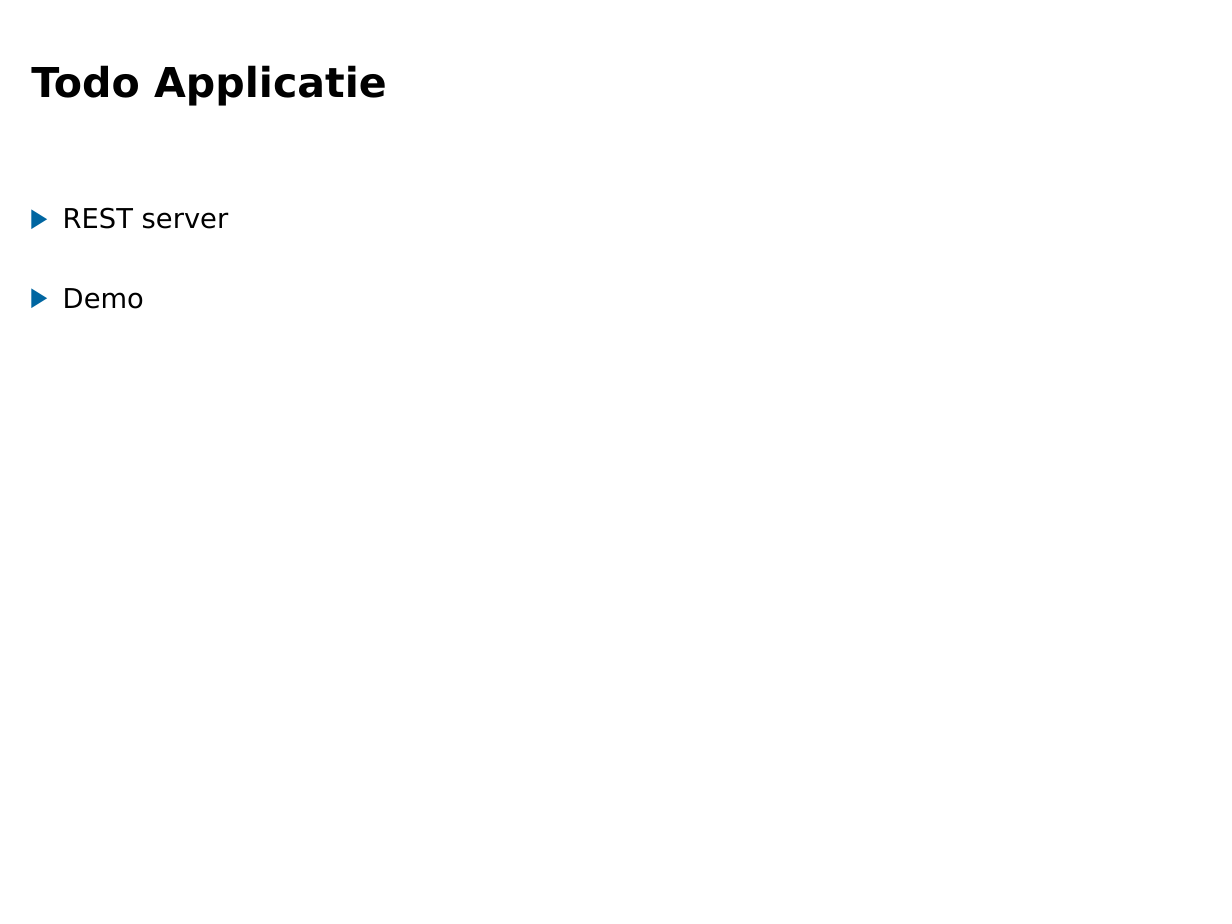
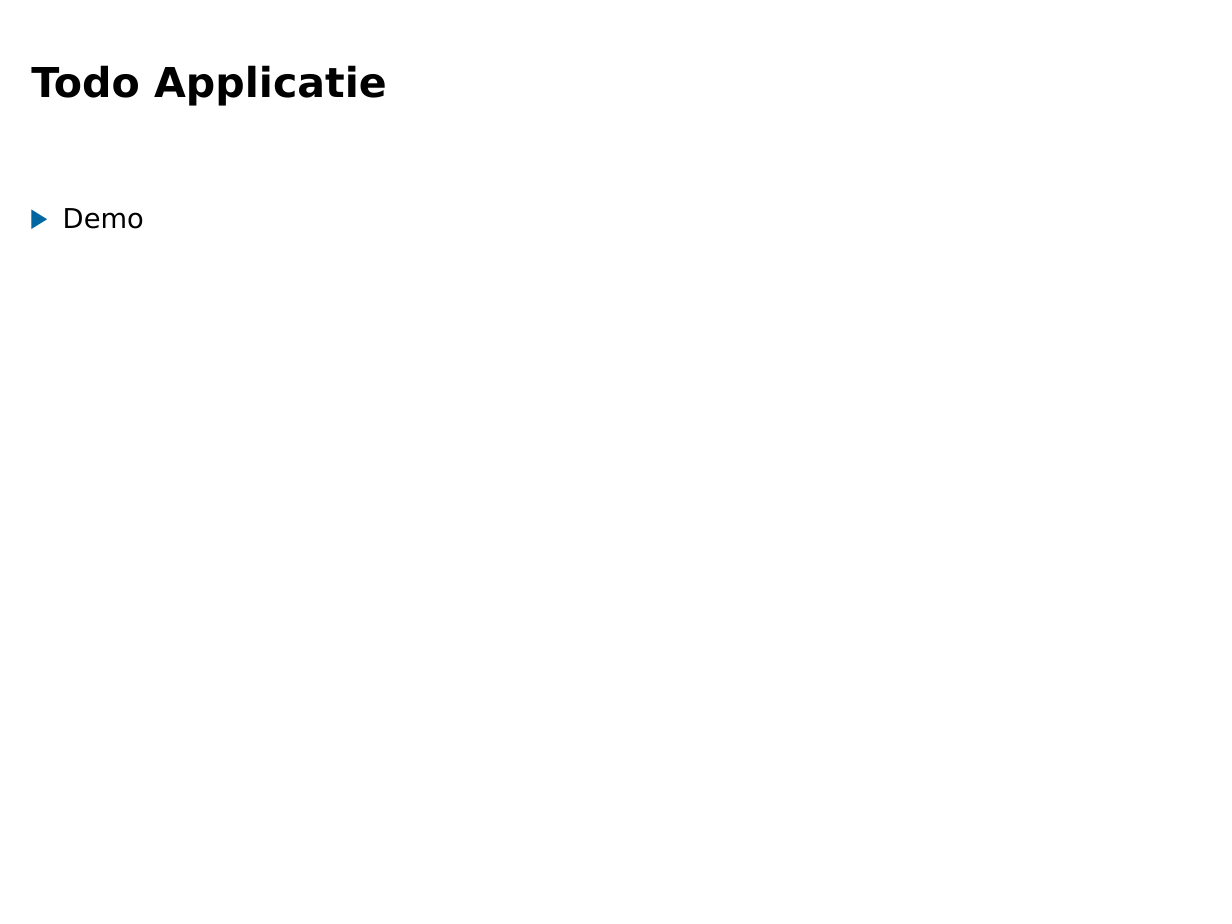
Before and after one commit to pawjanssen/javascript_training, a slide deck: slide 3 of opdrachten/presentaties/case1_opzet_omgeving.odp. Drawn at 1232x924 pixels with LibreOffice and Linux fonts; fonts in the diff are those of the drawing; background and template pictures are left out. Boxes give left, top, right and bottom in pixels: in the first picture for what was removed or moved away, otherwise in the second. Text is boxed around its words. In the diff, an @@ line names an element or a change of style, - is before the commit and + after.

```diff
--- a/opdrachten/presentaties/case1_opzet_omgeving.odp
+++ b/opdrachten/presentaties/case1_opzet_omgeving.odp
@@ text at box(63, 207, 229, 229): paragraph removed @@
-▶ REST server
```
Also in this commit, not shown: 3 other slides changed, 1 other file.
